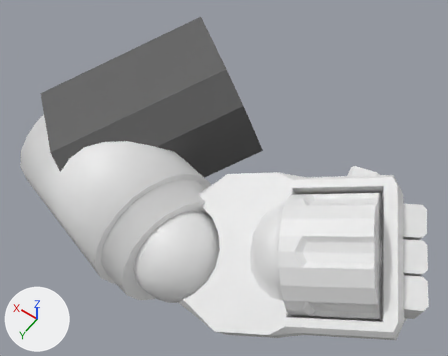
The FBX model Assets/Graphics/Models/Player/Arm.fbx, before and after one commit.
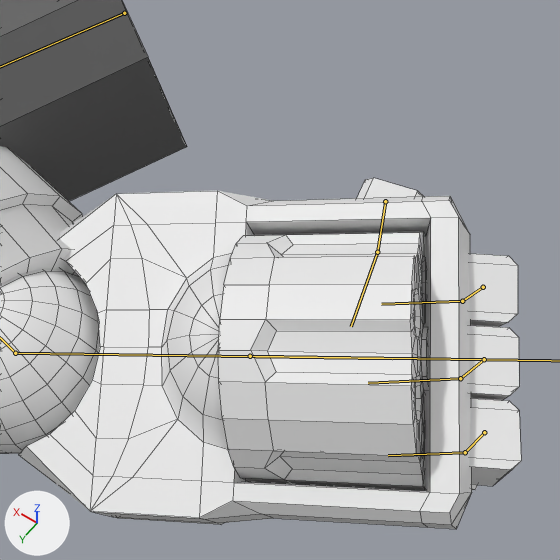
Each version appears first whole from a camera (50 mm lens) standing at (0.0069, 0.0568, 0.0443) and looking at (0.0376, 0.0139, -0.0231), and next in a close-up on the part from 38% to 100% of the width and 22% to 100% of the height. Lighting does not change. The marker at lower left points along +X, +Y and +Z. Both versions are drawn at frame 14 of the action 'Arm|StrongPunch'; the numbers are the values there. The bones that bend it are drawn over the model as lines in the close-ups. The close-ups show mesh edges as thin lines.

In view in the first close-up: 'Gauntlet'.
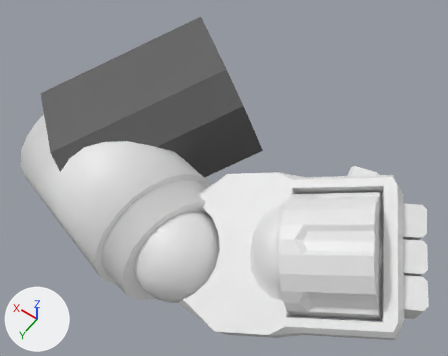
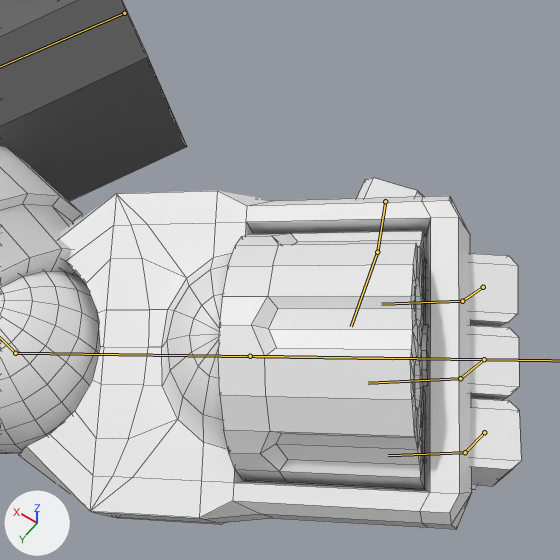
What differs and where, as boxes (x1, y1, x2, y2) in the close-ups (560 x 560 px):
'Gauntlet', posed: (0, 0, 521, 529) in both

The change, as a diff of the scene's bpy script:
```diff
--- a/Assets/Graphics/Models/Player/Arm.fbx.py
+++ b/Assets/Graphics/Models/Player/Arm.fbx.py
@@ bone_cylinder @@
 bone_cylinder = bpy.data.objects['Arm'].pose.bones['Cylinder']  # child of 'Wrist'
-bone_cylinder.rotation_quaternion = (0.653, 0.0, 0.757, 0.0)  # degrees (0, 98, 0)
+bone_cylinder.rotation_quaternion = (-0.692, 0.0, 0.722, 0.0)  # degrees (0, -92, 0)
```
